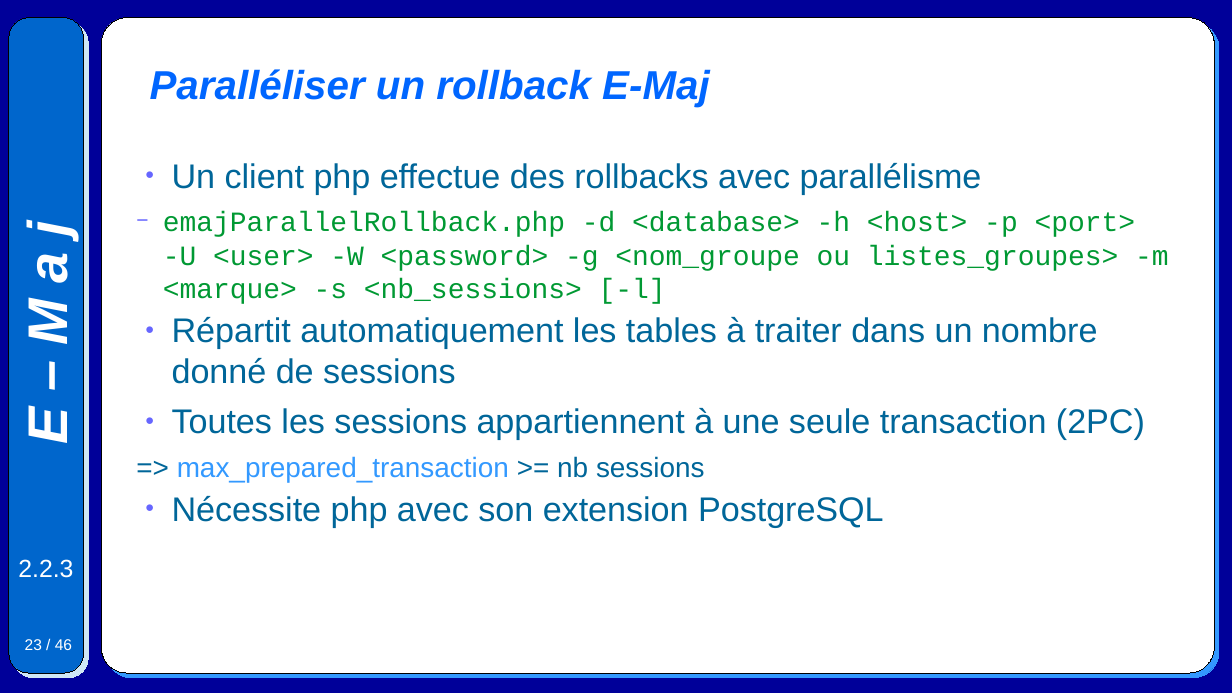
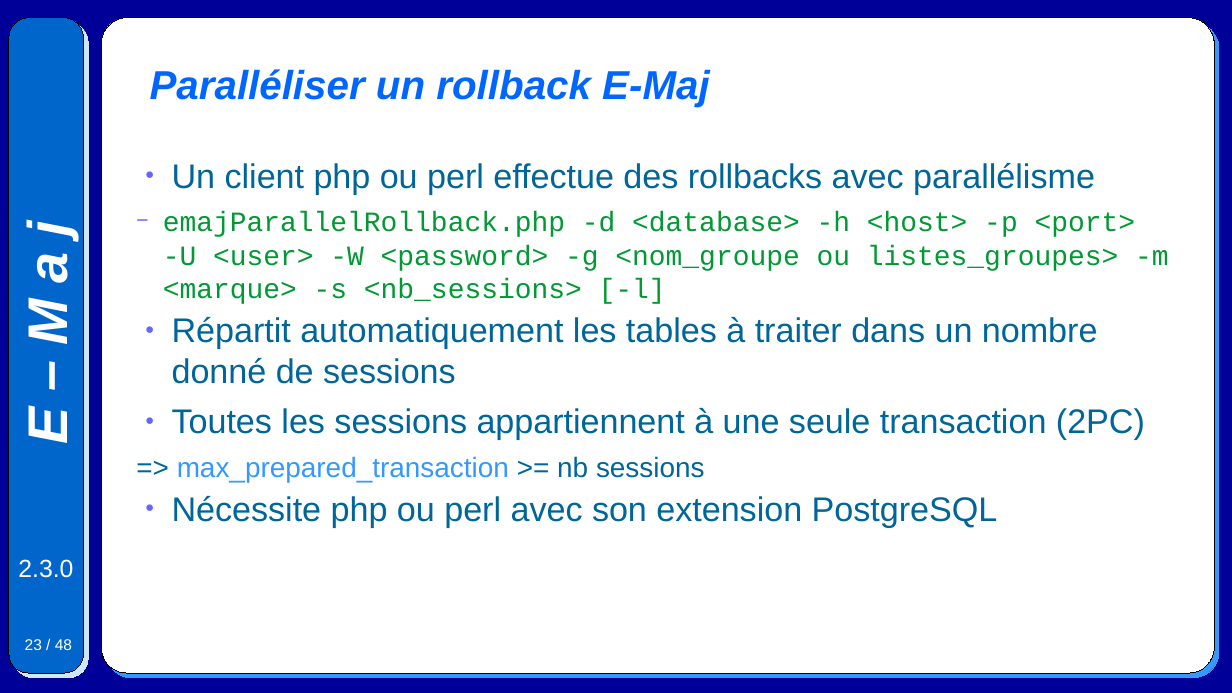
Before and after one commit to beaud76/emaj_doc, a slide deck: slide 23 of Emaj.devel_pres_fr.odp. Drawn at 1232x693 pixels with LibreOffice and Linux fonts; fonts in the diff are those of the drawing. Boxes give left, top, right and bottom in pixels: in the first picture for what was removed or moved away, otherwise in the second. Text is boxed around its words. In the diff, an @@ line names an element or a change of style, - is before the commit and + after.

```diff
--- a/Emaj.devel_pres_fr.odp
+++ b/Emaj.devel_pres_fr.odp
@@ text at [172, 163, 1095, 194]: text changed @@
-● Un client php effectue des rollbacks avec parallélisme
+● Un client php ou perl effectue des rollbacks avec parallélisme
@@ text at [172, 496, 998, 527]: text changed @@
-● Nécessite php avec son extension PostgreSQL
+● Nécessite php ou perl avec son extension PostgreSQL
@@ text at [18, 559, 73, 578]: text changed @@
-2.2.3
+2.3.0
@@ page number at [25, 639, 72, 650]: text changed @@
-23 / 46
+23 / 48
```
Also in this commit, not shown: 45 other slides changed, 2 slides added, 4 other files.
